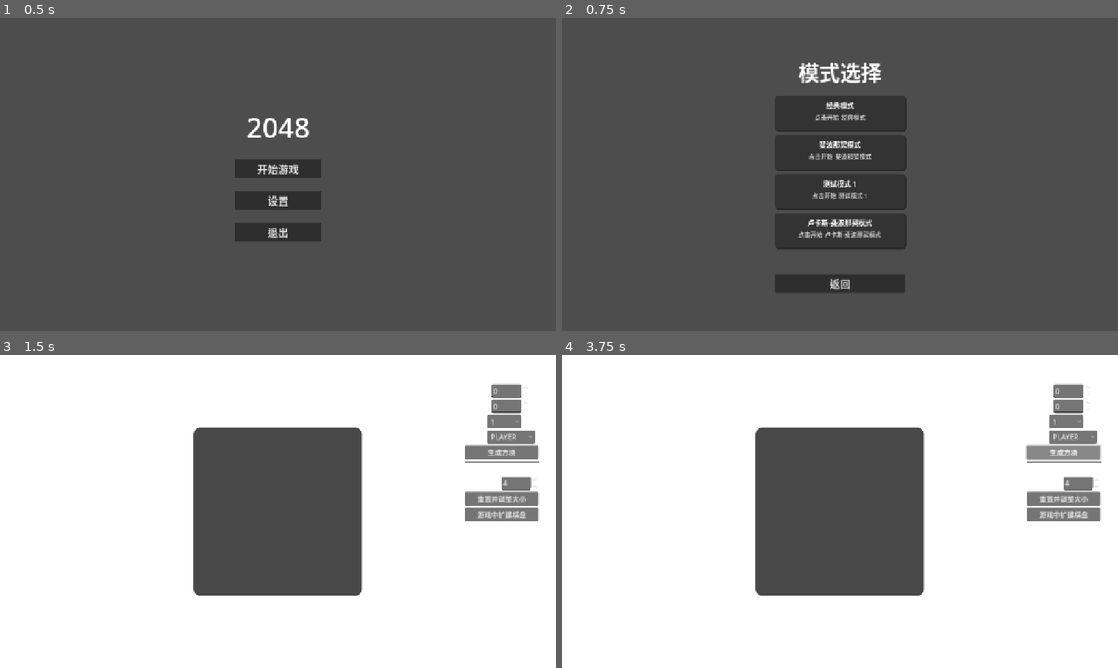
Above: before the commit, frames 1-4 (two rows, left to right).
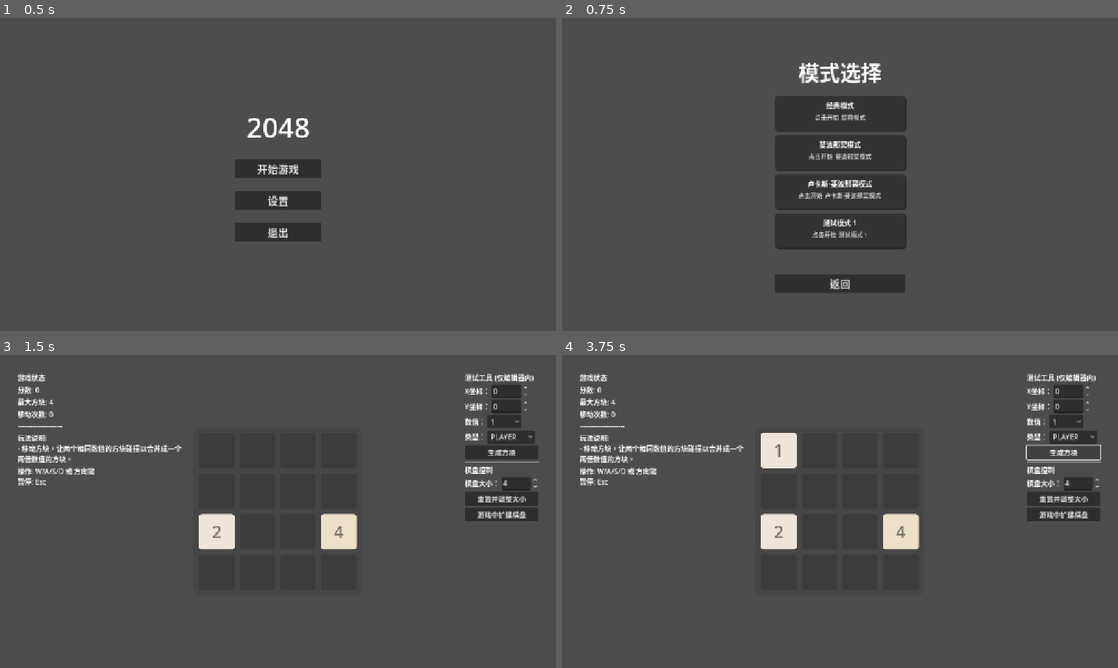
Above: after the commit, the same moments.

Repository: C76GN/2048-all-in-one
Game: Godot game, scene res://scenes/main_menu.tscn
Two runs of this game, one before a commit and one after it. Both use one fixed random seed, a clock stepped at 60 frames per second and the inputs below.
Inputs (mouse positions are in pixels of both pictures, inside the frame that each line leads up to):
- Up to frame 1 (0.5 s): no input
- Up to frame 2 (0.75 s): click "开始游戏" at 0.5 s
- Up to frame 3 (1.5 s): click (278, 448) at 1.25 s
- Up to frame 4 (3.75 s): click "1" at 2 s; click "PLAYER" at 2.75 s; click "生成方块" at 3.5 s

Frame 1 is identical in both runs. In frame 2, 0.9% of the frame differs, in the area x 42-58%, y 51-71%; in frame 3, 85%; in frame 4, 86%, in the area x 0-100%, y 0-100%.
Error before the commit: Invalid call. Nonexistent function 'setup' in base 'Resource (ClassicInteractionRule)'. (res://scripts/modes/game_play.gd:45)

Commit message:
Update mode configs order and add setup method
Reordered mode_configs array in mode_selection.tscn for correct mode sequence. Added a setup method to interaction_rule.gd to allow subclasses to store references to dependencies like GameBoard.

Diff:
--- a/scenes/mode_selection.tscn
+++ b/scenes/mode_selection.tscn
@@ -16,7 +16,7 @@
 grow_vertical = 2
 script = ExtResource("1_jv0sf")
 game_play_scene = ExtResource("2_0hetu")
-mode_configs = Array[Resource]([ExtResource("3_t5a4b"), ExtResource("4_t4d1t"), ExtResource("5_ws4rq"), ExtResource("6_t4d1t")])
+mode_configs = Array[Resource]([ExtResource("3_t5a4b"), ExtResource("4_t4d1t"), ExtResource("6_t4d1t"), ExtResource("5_ws4rq")])
 
 [node name="VBoxContainer" type="VBoxContainer" parent="."]
 layout_mode = 1
--- a/scripts/interaction_rule.gd
+++ b/scripts/interaction_rule.gd
@@ -8,6 +8,11 @@
 extends Resource
 
 # --- 信号定义 ---
+
+## 在游戏开始时被调用，用于设置此规则所需的依赖（如GameBoard）。
+## 子类可以重写此方法来存储对棋盘或其他节点的引用。
+func setup(_game_board: Control) -> void:
+	pass # 默认实现为空，需要引用的子类可以重写它。
 
 ## 处理两个方块之间的交互。
 ## 具体的规则需要重写此方法。
